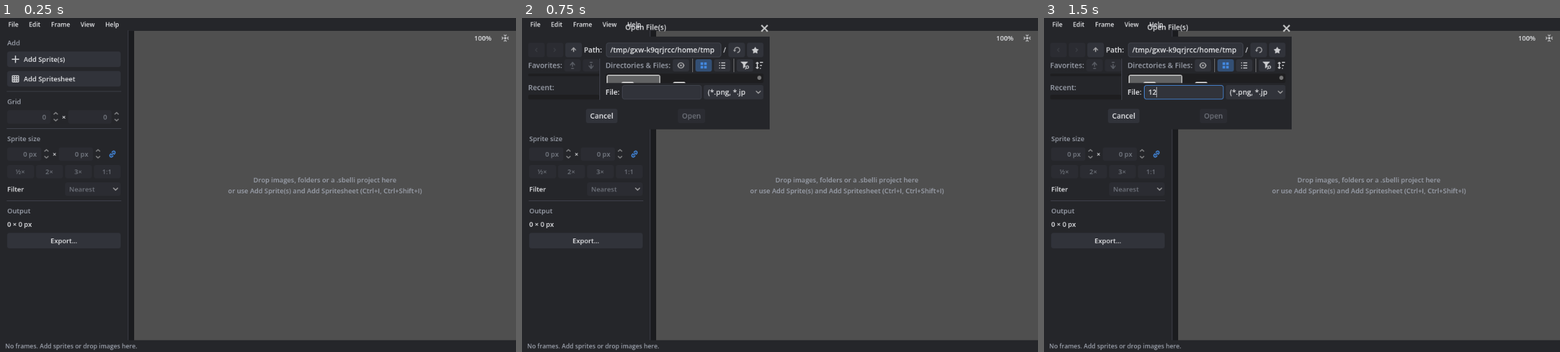
Above: before the commit, frames 1-3 (left to right).
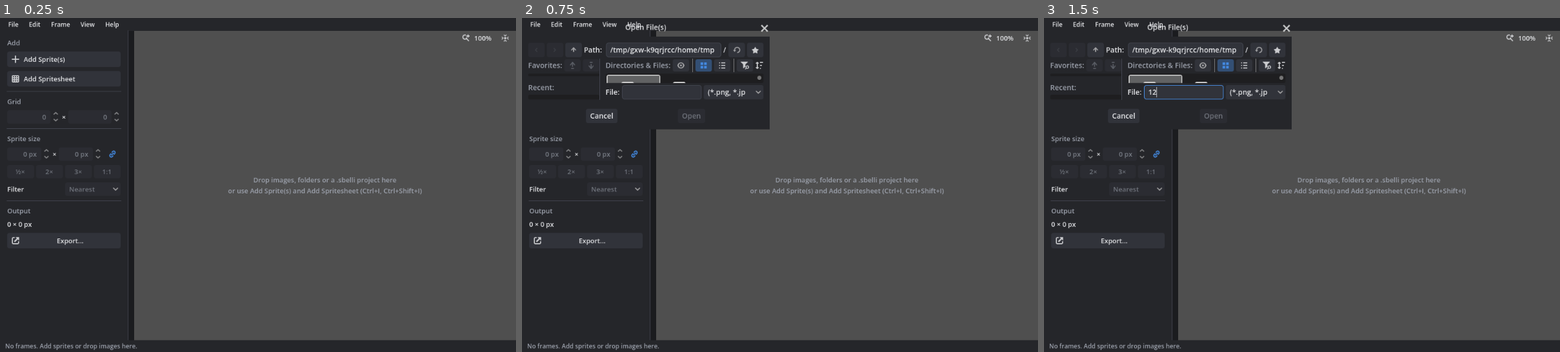
Above: after the commit, the same moments.

Repository: caleb-tognoli/spritesheetbelli
Game: Godot game, scene res://ui/main/main.tscn
The game is run twice, just before and just after one commit, with the same random seed, the same clock (stepped at 60 frames per second) and the same inputs.
Inputs (mouse positions are in pixels of both pictures, inside the frame that each line leads up to):
- Up to frame 1 (0.25 s): no input
- Up to frame 2 (0.75 s): click "Add Sprite(s)" at 0.5 s
- Up to frame 3 (1.5 s): click (1183, 91) at 1.27 s; type "12" at 1.35 s

The runs differ from the first frame. In frame 1, less than 0.1% of the frame differs, in the area x 2-91%, y 4-68%; in frame 2, less than 0.1%; in frame 3, less than 0.1%.

Commit message:
Godot editor icons on menu items and buttons
File, Edit, Frame, View and Help items, the Export and selection buttons, the
zoom menu and the Add Spritesheet buttons use Godot's editor icons (Undo is
Redo mirrored). Menu icons are tinted like the text so they stay visible on
the light theme.

Diff:
--- /dev/null
+++ b/assets/icons/ActionCopy.svg
@@ -0,0 +1 @@
+<svg xmlns="http://www.w3.org/2000/svg" width="16" height="16"><path fill="#e0e0e0" d="M2 1a1 1 0 0 0-1 1v9a1 1 0 0 0 1 1h1V3h9V2a1 1 0 0 0-1-1zm3 3a1 1 0 0 0-1 1v9a1 1 0 0 0 1 1h9a1 1 0 0 0 1-1V5a1 1 0 0 0-1-1zm1 2h7v7H6z"/></svg>
--- /dev/null
+++ b/assets/icons/ActionCut.svg
@@ -0,0 +1 @@
+<svg xmlns="http://www.w3.org/2000/svg" width="16" height="16"><path fill="#e0e0e0" d="M3.635.51C.67 3.376 4.17 9.439 6.402 9.305l.442.765-.565.979a3 3 0 1 0 .315 3.449L8 11.998l1.406 2.5a3 3 0 1 0 .315-3.45l-.567-.982.442-.765c2.232.134 5.731-5.93 2.767-8.795L8 8zM4 12a1 1 0 0 1 0 2 1 1 0 0 1 0-2zm8 0a1 1 0 0 1 0 2 1 1 0 0 1 0-2z"/></svg>
--- /dev/null
+++ b/assets/icons/ActionPaste.svg
@@ -0,0 +1 @@
+<svg xmlns="http://www.w3.org/2000/svg" width="16" height="16"><path fill="#e0e0e0" d="M2 3a1 1 0 0 0-1 1v10a1 1 0 0 0 1 1h12a1 1 0 0 0 1-1V4a1 1 0 0 0-1-1h-3.184a3 3 0 0 0-5.632 0zm6 0a1 1 0 0 1 0 2 1 1 0 0 1 0-2zM3 5h2v2h6V5h2v8H3z"/></svg>
--- /dev/null
+++ b/assets/icons/Clear.svg
@@ -0,0 +1 @@
+<svg xmlns="http://www.w3.org/2000/svg" width="16" height="16"><path fill="#e0e0e0" d="m8 1a1 1 0 0 0 -1 1v5h-2c-1.108 0-2 .892-2 2v1h10v-1c0-1.108-.892-2-2-2h-2v-5a1 1 0 0 0 -1-1zm-5 10v4l10-1v-3z"/></svg>
--- /dev/null
+++ b/assets/icons/ColorPick.svg
@@ -0,0 +1 @@
+<svg xmlns="http://www.w3.org/2000/svg" width="16" height="16"><path fill="#e0e0e0" d="m8 1c-1.108 0-2 .892-2 2v2h-1v2h1v5a2 2 0 0 0 1 1.7285v1.2715h2v-1.2695a2 2 0 0 0 1-1.7305v-5h1v-2h-1v-2c0-1.108-.892-2-2-2zm-1 6h2v5a1 1 0 0 1 -1 1 1 1 0 0 1 -1-1z"/></svg>
--- /dev/null
+++ b/assets/icons/Duplicate.svg
@@ -0,0 +1 @@
+<svg xmlns="http://www.w3.org/2000/svg" width="16" height="16"><path fill="#e0e0e0" d="m5 1v11h9v-6h-5v-5zm5 0v4h4zm-8 3v11h2 8v-2h-8v-9z"/></svg>
--- /dev/null
+++ b/assets/icons/ExternalLink.svg
@@ -0,0 +1 @@
+<svg xmlns="http://www.w3.org/2000/svg" width="16" height="16"><path fill="#e0e0e0" d="m5 9 5.5-5.5L8 1h7v7l-2.5-2.5L7 11zm7 6H4a3 3 0 0 1-3-3V4a3 3 0 0 1 3-3h2a1 1 0 0 1 0 2H4a1 1 0 0 0-1 1v8a1 1 0 0 0 1 1h8a1 1 0 0 0 1-1v-2a1 1 0 0 1 2 0v2a3 3 0 0 1-3 3z"/></svg>
--- /dev/null
+++ b/assets/icons/History.svg
@@ -0,0 +1 @@
+<svg xmlns="http://www.w3.org/2000/svg" width="16" height="16"><path fill="#e0e0e0" d="M5 8a4 4 0 1 1 4 4v2a6 6 0 1 0-6-6H1l3 4 3-4zm3-3h2v2h2v2H8z"/></svg>
--- /dev/null
+++ b/assets/icons/Info.svg
@@ -0,0 +1 @@
+<svg xmlns="http://www.w3.org/2000/svg" width="16" height="16"><path fill="#e0e0e0" d="M8 1a7 7 0 0 0 0 14A7 7 0 0 0 8 1m1 12H7v-2h2v2M4.5 6a3.5 3.4 0 1 1 7 0C11.3 8.9 9 8.5 9 10H7c.1-2.6 2.4-2.8 2.5-4a1.5 1.4 0 0 0-3 0z"/></svg>
--- /dev/null
+++ b/assets/icons/InsertBefore.svg
@@ -0,0 +1 @@
+<svg xmlns="http://www.w3.org/2000/svg" width="16" height="16"><path fill="#e0e0e0" d="M4 7a1 1 0 0 0 .697-1.717L4.414 5H7V3H4.414l.283-.283a1 1 0 1 0-1.414-1.414l-2 2a1 1 0 0 0 0 1.414l2 2A1 1 0 0 0 4 7zm9 0a2 2 0 0 0 2-2V3a2 2 0 0 0-2-2h-2a2 2 0 0 0-2 2v2a2 2 0 0 0 2 2z"/><path fill="#5fff97" d="M11 9v2H9v2h2v2h2v-2h2v-2h-2V9z"/></svg>
--- /dev/null
+++ b/assets/icons/Keyboard.svg
@@ -0,0 +1 @@
+<svg xmlns="http://www.w3.org/2000/svg" width="16" height="16"><path fill="#e0e0e0" d="M6.584 5.135 6.17 4.059l-.412 1.076h.826zm3.203 2.976a.95 1.06 0 0 0 0 2.14.95 1.06 0 0 0 0-2.14zM4 2a1 1 0 0 0-1 1v9a1 1 0 0 0 .995 1h8a1 1 0 0 0 1-1V3A1 1 0 0 0 12 2.007H4Zm1.475.646H6.89l1.865 4.27H7.268l-.286-.744H5.36l-.287.744H3.61l1.866-4.27Zm2.939 8.401a2.42 2.24 0 1 1 2.41.168c.296.465.837-.109 1.06-.007l.544.642c-.64.756-1.883.677-2.605.084-.394-.448-.866-.673-1.409-.887ZM1 4v9a2 2 0 0 0 2 2h10a2 2 0 0 0 2-2V4h-1v9a1 1 0 0 1-1 1H3a1 1 0 0 1-1-1V4Z"/></svg>
--- /dev/null
+++ b/assets/icons/ListSelect.svg
@@ -0,0 +1 @@
+<svg xmlns="http://www.w3.org/2000/svg" width="16" height="16"><path fill="#e0e0e0" d="m1 1v14h8.2578l-.82227-2h-5.4355v-2h4.6113l-.82227-2h-3.7891v-2h3.8867a1.5002 1.5002 0 0 1 1.0977-.49805v-.0019531a1.5002 1.5002 0 0 1 .58594.11133l.94531.38867h.48438v.19922l2 .82227v-7.0215h-11zm2 2h7v2h-7zm5 5 3.291 8 .94726-2.8203 1.8828 1.8828.94336-.94141-1.8848-1.8828 2.8203-.94726-8-3.291z"/></svg>
--- /dev/null
+++ b/assets/icons/Load.svg
@@ -0,0 +1 @@
+<svg xmlns="http://www.w3.org/2000/svg" width="16" height="16"><path fill="#e0e0e0" d="M3 2a2 2 0 0 0-2 2v9a2 2 0 0 0 2 2h9c1.105 0 1.818-.91 2-2l1-6a1 1 0 0 0-1-1H6c-.552 0-.909.455-1 1l-1 6c-.091.545-.448 1-1 1a1 1 0 0 1-1-1V4a1 1 0 0 1 1-1h2a1 1 0 0 1 1 1 1 1 0 0 0 1 1h5a1 1 0 0 0-1-1H7a2 2 0 0 0-2-2H3z"/></svg>
--- /dev/null
+++ b/assets/icons/New.svg
@@ -0,0 +1 @@
+<svg xmlns="http://www.w3.org/2000/svg" width="16" height="16"><path fill="#e0e0e0" d="M2 1v14h8v-1H8v-4h2V8h4V6H9V1zm8 0v4h4z"/><path fill="#5fff97" d="M11 9v2H9v2h2v2h2v-2h2v-2h-2V9z"/></svg>
--- /dev/null
+++ b/assets/icons/Redo.svg
@@ -0,0 +1 @@
+<svg xmlns="http://www.w3.org/2000/svg" width="16" height="16"><path fill="#e0e0e0" d="M8 9h7V2l-2 2a6.927 8.938-30 0 0-9 11 4.364 6.234-10 0 1 6-8z"/></svg>
--- /dev/null
+++ b/assets/icons/RemoveInternal.svg
@@ -0,0 +1 @@
+<svg xmlns="http://www.w3.org/2000/svg" width="16" height="16"><g fill="#e0e0e0"><circle cx="10.5" cy="12.627" r="2.373"/><path d="m2.766 2.412-.897.897L4.56 6 1.87 8.691l.896.898 2.692-2.692L8.149 9.59l.897-.898L6.355 6l2.691-2.691-.897-.897-2.691 2.69z"/></g></svg>
--- /dev/null
+++ b/assets/icons/Rename.svg
@@ -0,0 +1 @@
+<svg xmlns="http://www.w3.org/2000/svg" width="16" height="16"><path fill="#e0e0e0" d="M5 2v2h2v8H5v2h2a1 1 0 0 0 1-1 1 1 0 0 0 1 1h2v-2H9V4h2V2H9a1 1 0 0 0-1 1 1 1 0 0 0-1-1z"/></svg>
--- /dev/null
+++ b/assets/icons/Save.svg
@@ -0,0 +1 @@
+<svg xmlns="http://www.w3.org/2000/svg" width="16" height="16"><path fill="#e0e0e0" d="M3 1a2 2 0 0 0-2 2v10a2 2 0 0 0 2 2h10a2 2 0 0 0 2-2V4l-3-3h-1v6H3zm1 0v5h3V1zm4 8a1 1 0 0 1 0 4 1 1 0 0 1 0-4z"/></svg>
--- /dev/null
+++ b/assets/icons/Tools.svg
@@ -0,0 +1 @@
+<svg xmlns="http://www.w3.org/2000/svg" width="16" height="16"><path fill="#e0e0e0" d="M4 1 3 3l1 2v4H2v3.5a2.5 2.5 0 0 0 5 0V9H5V5l1-2-1-2zm6 .174a3 3 0 0 0 0 5.652V14a1 1 0 0 0 2 0V6.824a3 3 0 0 0 0-5.648V4a1 1 0 0 1-2 0z"/></svg>
--- /dev/null
+++ b/assets/icons/Undo.svg
@@ -0,0 +1 @@
+<svg xmlns="http://www.w3.org/2000/svg" width="16" height="16"><g transform="matrix(-1 0 0 1 16 0)"><path fill="#e0e0e0" d="M8 9h7V2l-2 2a6.927 8.938-30 0 0-9 11 4.364 6.234-10 0 1 6-8z"/></g></svg>
--- /dev/null
+++ b/assets/icons/Zoom.svg
@@ -0,0 +1 @@
+<svg xmlns="http://www.w3.org/2000/svg" width="16" height="16"><path fill="#e0e0e0" d="M6 1a5 5 0 1 0 2.752 9.166l4.318 4.318 1.414-1.414-4.318-4.318a5 5 0 0 0 .41-.752H10V6H9a3 3 0 1 1-1-2.232V2h.99a5 5 0 0 0-3-1zm5 0v2H9v2h2v2h2V5h2V3h-2V1z"/></svg>
--- /dev/null
+++ b/assets/icons/ZoomLess.svg
@@ -0,0 +1 @@
+<svg xmlns="http://www.w3.org/2000/svg" width="16" height="16"><circle cx="8" cy="8" r="8" fill-opacity=".4"/><path fill="#e0e0e0" d="M8 1a7 7 0 0 0 0 14A7 7 0 0 0 8 1zM4 7h8v2H4z"/></svg>
--- /dev/null
+++ b/assets/icons/ZoomMore.svg
@@ -0,0 +1 @@
+<svg xmlns="http://www.w3.org/2000/svg" width="16" height="16"><g stroke-linecap="round" stroke-linejoin="round" stroke-width="2"><circle cx="8" cy="8" r="8" fill-opacity=".4"/><path fill="#e0e0e0" d="M8 1a7 7 0 0 0 0 14A7 7 0 0 0 8 1zM7 4h2v3h3v2H9v3H7V9H4V7h3z"/></g></svg>
--- /dev/null
+++ b/assets/icons/ZoomReset.svg
@@ -0,0 +1 @@
+<svg xmlns="http://www.w3.org/2000/svg" width="16" height="16"><circle cx="8" cy="8" r="8" fill-opacity=".4"/><path fill="#e0e0e0" d="M8 1a7 7 0 0 0 0 14A7 7 0 0 0 8 1zm0 3.166A1 1 0 0 1 9.526 5v7h-2V6.87l-1.445.962-1-1.6z"/></svg>
--- a/scripts/ui/action_popup_menu.gd
+++ b/scripts/ui/action_popup_menu.gd
@@ -35,11 +35,25 @@
 			add_item(action.label)
 		if action.icon:
 			set_item_icon(index, action.icon)
+			set_item_icon_modulate(index, _icon_modulate())
 		set_item_metadata(index, id)
 		var shortcut := Actions.get_shortcut(id)
 		if shortcut:
 			set_item_shortcut(index, shortcut)
 	update_items()
+
+
+## Icons are light grey; tinting them like the text keeps them visible on light themes
+func _icon_modulate() -> Color:
+	var text := get_theme_color("font_color")
+	return Color(minf(text.r / 0.88, 1), minf(text.g / 0.88, 1), minf(text.b / 0.88, 1))
+
+
+func _notification(what: int) -> void:
+	if what == NOTIFICATION_THEME_CHANGED:
+		for i in item_count:
+			if get_item_icon(i):
+				set_item_icon_modulate(i, _icon_modulate())
 
 
 ## Refreshes enabled and checked states
--- a/ui/add_spritesheet/add_spritesheet_window.gd
+++ b/ui/add_spritesheet/add_spritesheet_window.gd
@@ -30,6 +30,8 @@
 	close_requested.connect(hide)
 	close_requested.connect(canceled.emit)
 	add_selected_frames_btn.pressed.connect(add_selected_frames_to_global)
+	add_selected_frames_btn.icon = preload("res://assets/icons/Add.svg")
+	add_spritesheet_btn.icon = preload("res://assets/icons/SpriteSheet.svg")
 	add_spritesheet_btn.pressed.connect(add_spritesheet_to_global)
 	preview_area.spritesheet_preview.selection_changed.connect(on_preview_update)
 	grid_columns.value_changed.connect(
--- a/ui/main/main_ui.gd
+++ b/ui/main/main_ui.gd
@@ -1,15 +1,43 @@
 extends Control
 
+const SAVE_ICON := preload("res://assets/icons/Save.svg")
 const LINK_ICON := preload("res://assets/icons/Link.svg")
 const UNLINK_ICON := preload("res://assets/icons/Unlink.svg")
 const ICONS := {
+	&"new": preload("res://assets/icons/New.svg"),
+	&"open": preload("res://assets/icons/Load.svg"),
+	&"save": SAVE_ICON,
+	&"save_as": SAVE_ICON,
+	&"export": preload("res://assets/icons/ExternalLink.svg"),
 	&"add_sprites": preload("res://assets/icons/Add.svg"),
+	&"add_folder": preload("res://assets/icons/Folder.svg"),
 	&"add_spritesheet": preload("res://assets/icons/SpriteSheet.svg"),
+	&"settings": preload("res://assets/icons/Tools.svg"),
+	&"undo": preload("res://assets/icons/Undo.svg"),
+	&"redo": preload("res://assets/icons/Redo.svg"),
+	&"cut": preload("res://assets/icons/ActionCut.svg"),
+	&"copy": preload("res://assets/icons/ActionCopy.svg"),
+	&"paste": preload("res://assets/icons/ActionPaste.svg"),
+	&"duplicate": preload("res://assets/icons/Duplicate.svg"),
+	&"select_all": preload("res://assets/icons/ListSelect.svg"),
+	&"select_none": preload("res://assets/icons/Clear.svg"),
 	&"flip_h": preload("res://assets/icons/MirrorX.svg"),
 	&"flip_v": preload("res://assets/icons/MirrorY.svg"),
 	&"rotate_cw": preload("res://assets/icons/RotateRight.svg"),
 	&"rotate_ccw": preload("res://assets/icons/RotateLeft.svg"),
+	&"color_key": preload("res://assets/icons/ColorPick.svg"),
+	&"name_row": preload("res://assets/icons/Rename.svg"),
+	&"replace_image": preload("res://assets/icons/Image.svg"),
+	&"insert_cell": preload("res://assets/icons/InsertBefore.svg"),
+	&"remove_cell": preload("res://assets/icons/RemoveInternal.svg"),
 	&"delete_frames": preload("res://assets/icons/Remove.svg"),
+	&"zoom_in": preload("res://assets/icons/ZoomMore.svg"),
+	&"zoom_out": preload("res://assets/icons/ZoomLess.svg"),
+	&"zoom_reset": preload("res://assets/icons/ZoomReset.svg"),
+	&"zoom_fit": preload("res://assets/icons/CenterView.svg"),
+	&"edit_animations": preload("res://assets/icons/Animation.svg"),
+	&"about": preload("res://assets/icons/Info.svg"),
+	&"show_shortcuts": preload("res://assets/icons/Keyboard.svg"),
 }
 ## Pixels to scale before it's done on worker threads behind a progress bar
 const SLOW_SCALE_WORK := 1_000_000
@@ -86,6 +114,9 @@
 	add_sprites_btn.pressed.connect(Actions.run.bind(&"add_sprites"))
 	add_spritesheet_btn.pressed.connect(Actions.run.bind(&"add_spritesheet"))
 	export_btn.pressed.connect(Actions.run.bind(&"export"))
+	export_btn.icon = ICONS[&"export"]
+	preview_area.select_all_btn.icon = ICONS[&"select_all"]
+	preview_area.select_none_btn.icon = ICONS[&"select_none"]
 	get_window().min_size = Vector2i(820, 520)
 	split.split_offset = Settings.get_value(&"sidebar_width")
 	split.dragged.connect(func(offset: int) -> void: Settings.set_value(&"sidebar_width", offset))
--- a/ui/spritesheet_preview/preview_area.gd
+++ b/ui/spritesheet_preview/preview_area.gd
@@ -27,6 +27,7 @@
 	add_child(empty_hint)
 	move_child(empty_hint, container.get_index() + 1)
 
+	zoom.icon = preload("res://assets/icons/Zoom.svg")
 	var zoom_menu := zoom.get_popup()
 	for preset in ZOOM_PRESETS:
 		zoom_menu.add_item("%d%%" % roundi(preset * 100), ZOOM_PRESETS.find(preset))
Not shown, added: assets/icons/ActionCopy.svg.import
Not shown, added: assets/icons/ActionCut.svg.import
Not shown, added: assets/icons/ActionPaste.svg.import
Not shown, added: assets/icons/Clear.svg.import
Not shown, added: assets/icons/ColorPick.svg.import
Not shown, added: assets/icons/Duplicate.svg.import
Not shown, added: assets/icons/ExternalLink.svg.import
Not shown, added: assets/icons/History.svg.import
Not shown, added: assets/icons/Info.svg.import
Not shown, added: assets/icons/InsertBefore.svg.import
Not shown, added: assets/icons/Keyboard.svg.import
Not shown, added: assets/icons/ListSelect.svg.import
(and 12 more such lines)
